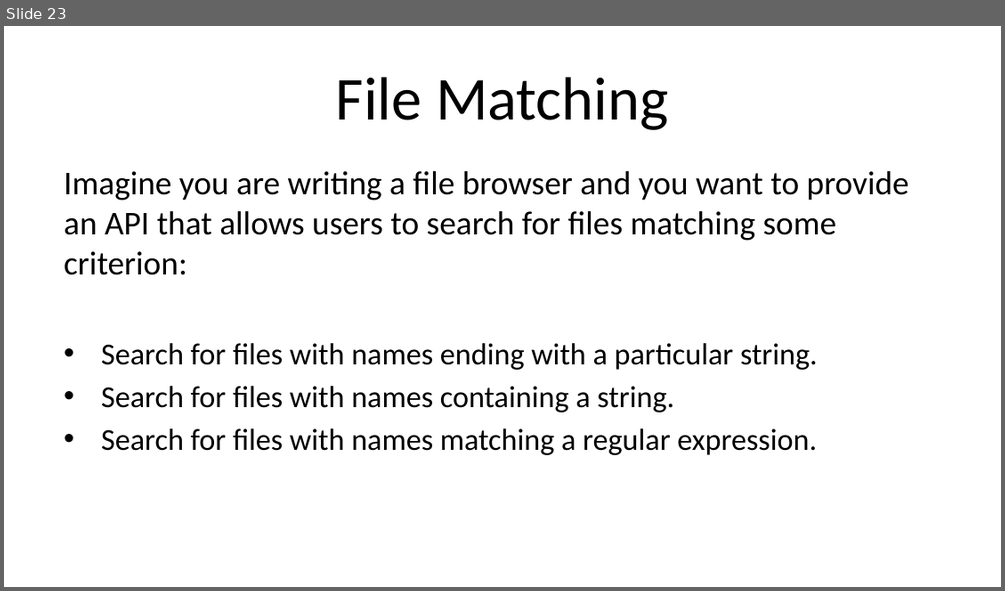
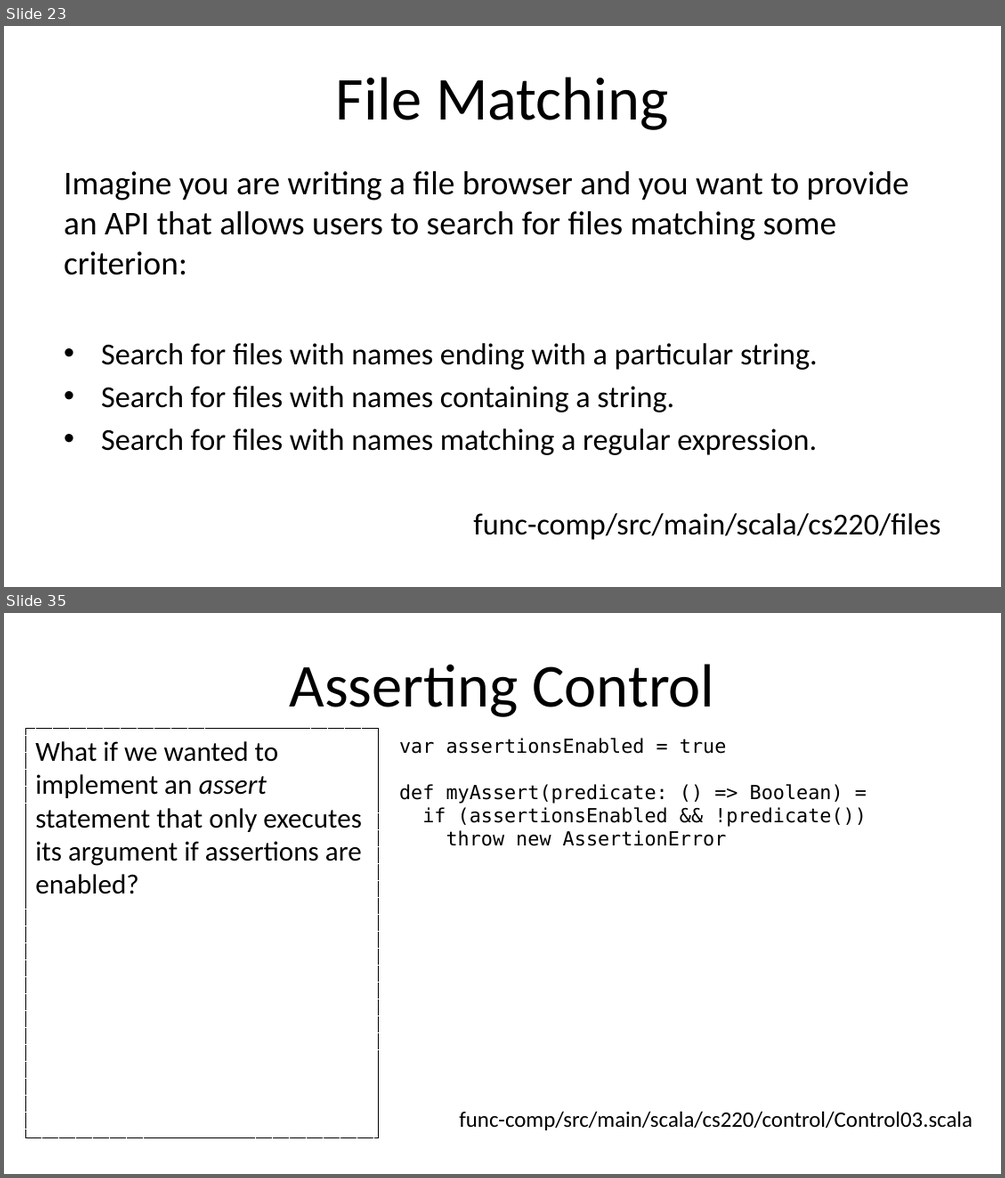
Before and after one commit to umass-cs-220/weekly-topic-control-abstraction, a slide deck: slides/control-abstraction.pptx. Shown one above the other, each under a label of ours: slide 23 before the commit, slides 23 and 35 after it; the slides between them are not shown. The pictures are 1005x591 and 1005x1178 pixels, drawn with LibreOffice and Linux fonts; fonts in the diff are those of the drawing; background and template pictures are left out. Boxes give left, top, right and bottom in pixels: in the first picture for what was removed or moved away, otherwise in the second. Text is boxed around its words. In the diff, an @@ line names an element or a change of style, - is before the commit and + after.

```diff
--- a/slides/control-abstraction.pptx
+++ b/slides/control-abstraction.pptx
@@ slide 35 added at (4,613,1001,1174), background #FFFFFF @@
@@ title added at (290,664,714,717), 44 pt, text #000000 @@
+Asserting Control
@@ text added at (26,729,379,1138), outline #000000 0.75 pt dashed, 20 pt, text #000000 @@
+What if we wanted to implement an assert statement that only executes its argument if assertions are enabled?
@@ text added at (399,738,866,846), 14 pt, text #000000 @@
+var assertionsEnabled = true
+def myAssert(predicate: () => Boolean) =
+if (assertionsEnabled && !predicate())
+throw new AssertionError
@@ text added at (459,1111,972,1130), 16 pt, text #000000 @@
+func-comp/src/main/scala/cs220/control/Control03.scala
@@ slide 23 changed as well @@
@@ text at (473,513,940,540): paragraph added @@
+func-comp/src/main/scala/cs220/files
```
Also in this commit, not shown: 15 other slides added, 6 other files.
